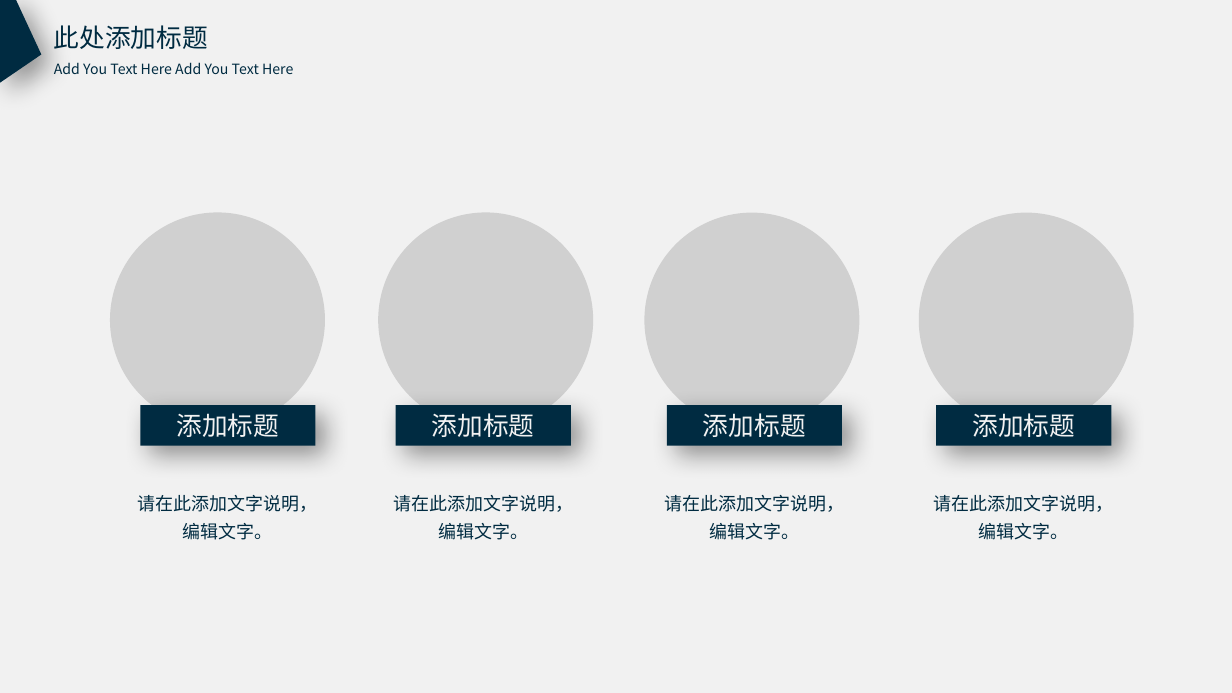
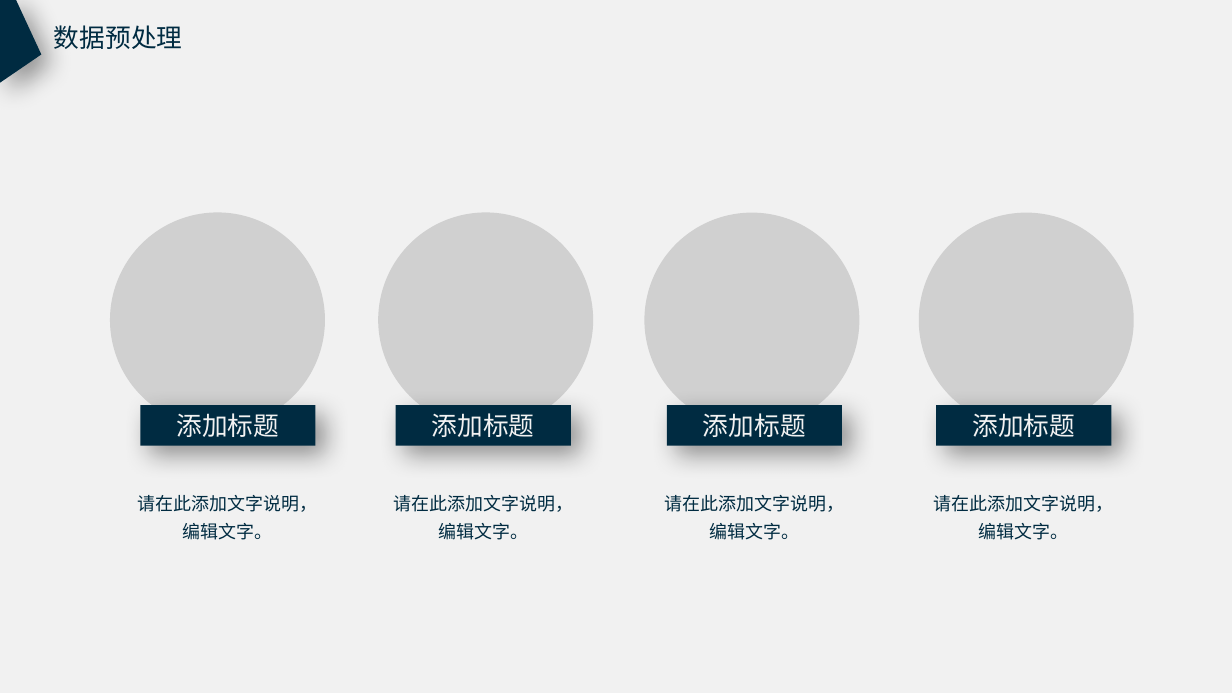
Before and after one commit to l3155/Excercise, a slide deck: slide 5 of 数据分析竞赛_张军军.pptx (slide 6 before the commit). Drawn at 1232x693 pixels with LibreOffice and Linux fonts; fonts in the diff are those of the drawing; grey boxes stand for pictures. Boxes give left, top, right and bottom in pixels: in the first picture for what was removed or moved away, otherwise in the second. Text is boxed around its words. In the diff, an @@ line names an element or a change of style, - is before the commit and + after.

```diff
--- a/数据分析竞赛_张军军.pptx
+++ b/数据分析竞赛_张军军.pptx
@@ text at bbox=[54, 25, 182, 49]: text changed @@
-此处添加标题
+数据预处理
@@ text removed at bbox=[54, 62, 293, 74] @@
-Add You Text Here Add You Text Here
```
Also in this commit, not shown: 1 slide added, 2 slides removed.
